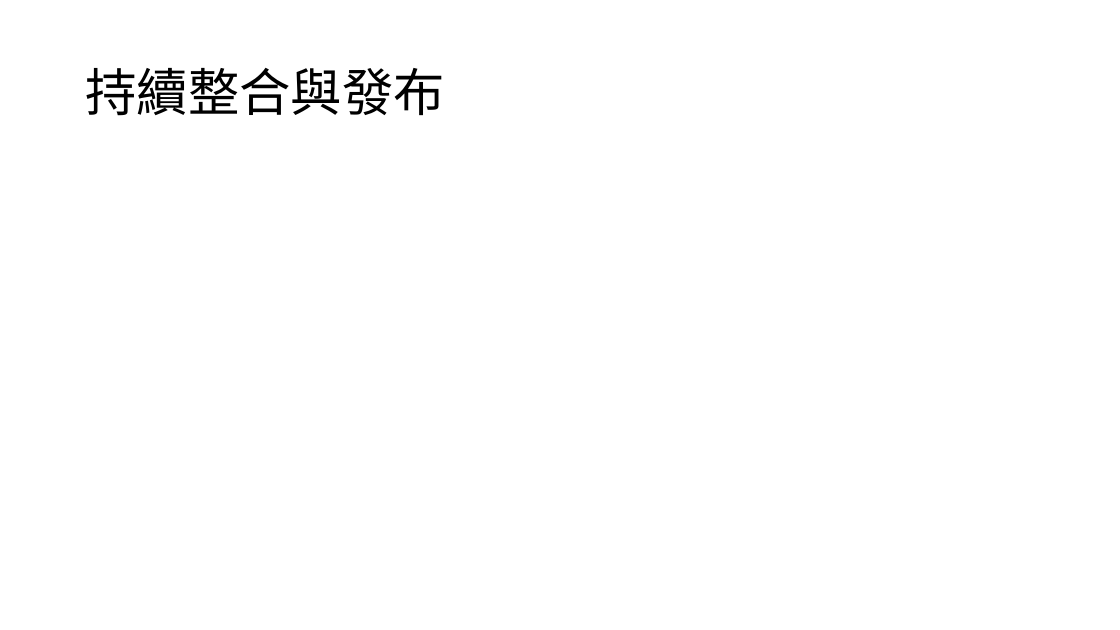
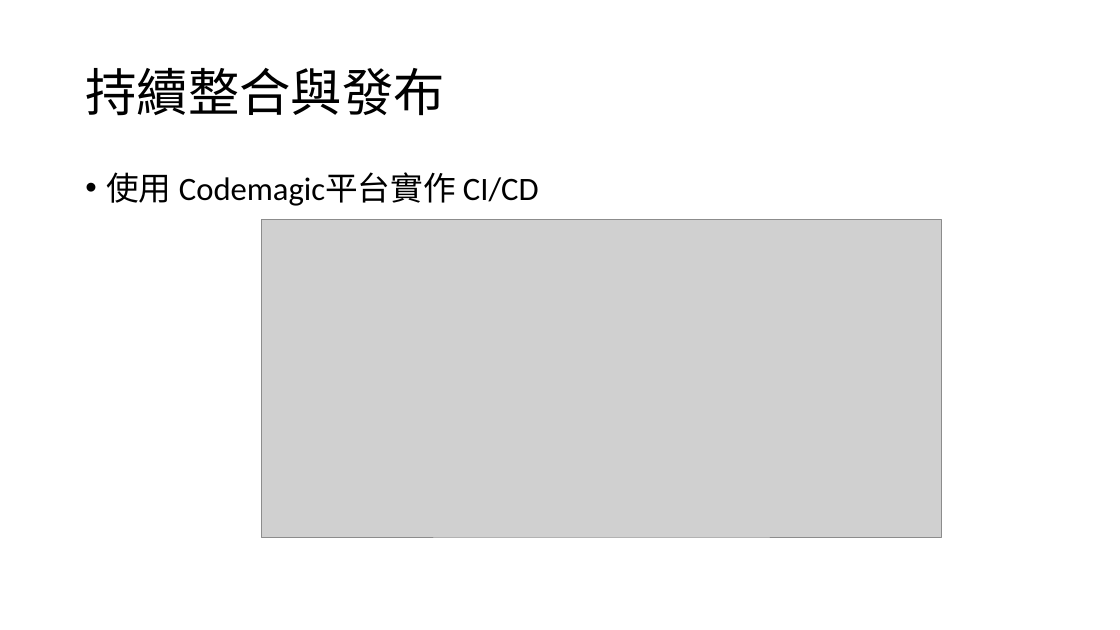
Before and after one commit to wubrother18/card_book_flutter, a slide deck: slide 13 of 小卡冊專案計劃.pptx (slide 18 before the commit). Drawn at 1120x630 pixels with LibreOffice and Linux fonts; fonts in the diff are those of the drawing; grey boxes stand for pictures. Boxes give left, top, right and bottom in pixels: in the first picture for what was removed or moved away, otherwise in the second. Text is boxed around its words. In the diff, an @@ line names an element or a change of style, - is before the commit and + after.

```diff
--- a/小卡冊專案計劃.pptx
+++ b/小卡冊專案計劃.pptx
@@ text added at (x1=106, y1=172, x2=539, y2=206), 28 pt, text #000000 @@
+• 使用 Codemagic平台實作 CI/CD
@@ picture added at (x1=262, y1=220, x2=941, y2=538) @@
```
Also in this commit, not shown: 6 other slides changed, 2 slides added, 5 slides removed, 5 other files.
